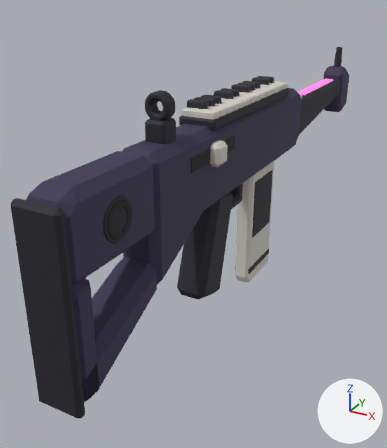
The glTF model roblox/assets/weapons-kit/src/w_ar@ar_keytar.glb: old version first, new version second.
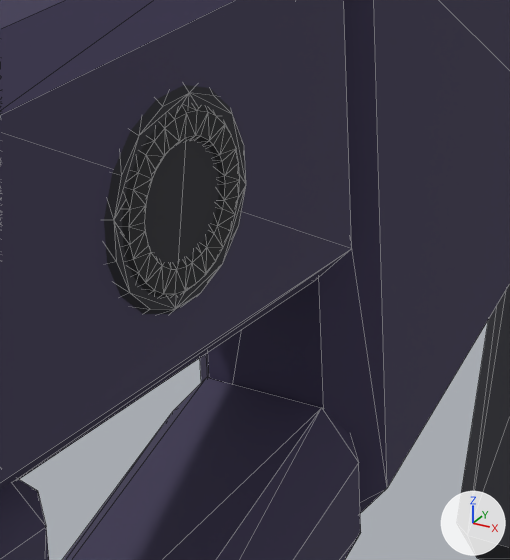
The first picture shows the older version from a camera (50 mm lens) standing at (0.367, -0.813, 0.251) and looking at (-0.095, 0.027, -0.17). The close-ups show the older and then the newer version on the part from 21% to 49% of the width and 40% to 66% of the height of that picture. Only the edits that show in the close-ups are written down. Lighting does not change. The marker at lower right points along +X, +Y and +Z. The close-ups show mesh edges as thin lines. Where no turn or scale is listed for an object, it has been applied to the vertices. Vertices at exactly the same position are counted once.

The scene before the commit, as lines of its bpy script (objects in view):
```python
me_body_wza = bpy.data.meshes.new('body_wzA')
me_body_wza.from_pydata(...)  # 123 vertices, 236 faces; spans x -0.031..0.031, y -0.462..0.262, z -0.19..0.07
me_body_wza.materials.append(mat_body)  # dark blue #3a3352
me_speaker_wzb = bpy.data.meshes.new('speaker_wzB')
me_speaker_wzb.from_pydata(...)  # 64 vertices, 124 faces; spans x -0.0325..0.0325, y -0.4044..-0.3456, z -0.0124..0.0464
me_speaker_wzb.materials.append(mat_dark)  # black #24242c
me_speaker_wzn = bpy.data.meshes.new('speaker_wzN')
me_speaker_wzn.from_pydata(...)  # 256 vertices, 512 faces; spans x -0.0335..0.0335, y -0.3985..-0.3515, z -0.0065..0.0405
me_speaker_wzn.materials.append(mat_black)  # black #16171b
ob_body_wza = bpy.data.objects.new('body_wzA', me_body_wza)
ob_body_wza.location = (0.0, 0.0, 0.0)
ob_speaker_wzb = bpy.data.objects.new('speaker_wzB', me_speaker_wzb)
ob_speaker_wzb.location = (0.0, 0.0, 0.0)
ob_speaker_wzn = bpy.data.objects.new('speaker_wzN', me_speaker_wzn)
ob_speaker_wzn.location = (0.0, 0.0, 0.0)
# also in view: 'grip_wzB' at (0.0, -0.075, -0.131)
```
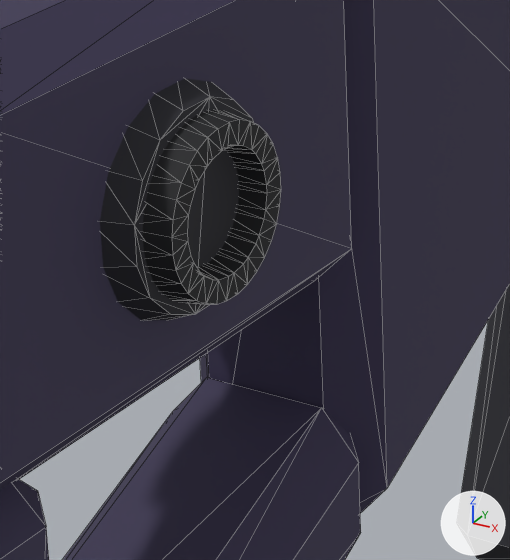
Location of each change, (x1, y1, x2, y2) in pixels of the close-ups (510 x 560 px):
'speaker_wzN', reshaped (17% wider): before (122, 106, 240, 297); after (143, 110, 281, 304)
'speaker_wzB', reshaped (8% wider): before (104, 85, 246, 314); after (100, 79, 254, 320)

Patch to the scene script:
```diff
--- a/roblox/assets/weapons-kit/src/w_ar@ar_keytar.glb.py
+++ b/roblox/assets/weapons-kit/src/w_ar@ar_keytar.glb.py
@@ me_speaker_wzb @@
 # used by ob_speaker_wzb; location = (0.0, 0.0, 0.0)
-me_speaker_wzb.from_pydata(...)  # 64 vertices, 124 faces; spans x -0.0325..0.0325, y -0.4044..-0.3456, z -0.0124..0.0464
+me_speaker_wzb.from_pydata(...)  # 64 vertices, 124 faces; spans x -0.0382..0.0382, y -0.4044..-0.3456, z -0.0124..0.0464
+# me_speaker_wzb part 1: all 16 vertices in x 0.0325, y -0.4004..-0.3496, z -0.0084..0.0424 are moved by (0.0057, 0.0, 0.0)
+# other edits to the shape of me_speaker_wzb do not show in these pictures
 me_speaker_wzb.materials.append(mat_dark)
@@ me_speaker_wzn @@
 # used by ob_speaker_wzn; location = (0.0, 0.0, 0.0)
-me_speaker_wzn.from_pydata(...)  # 256 vertices, 512 faces; spans x -0.0335..0.0335, y -0.3985..-0.3515, z -0.0065..0.0405
+me_speaker_wzn.from_pydata(...)  # 256 vertices, 512 faces; spans x -0.0454..0.0454, y -0.3985..-0.3515, z -0.0065..0.0405
+# me_speaker_wzn part 2: all 64 vertices in x 0.0335, y -0.3965..-0.3535, z -0.0045..0.0385 are moved by (0.0119, 0.0, 0.0)
+# other edits to the shape of me_speaker_wzn do not show in these pictures
 me_speaker_wzn.materials.append(mat_black)
```
